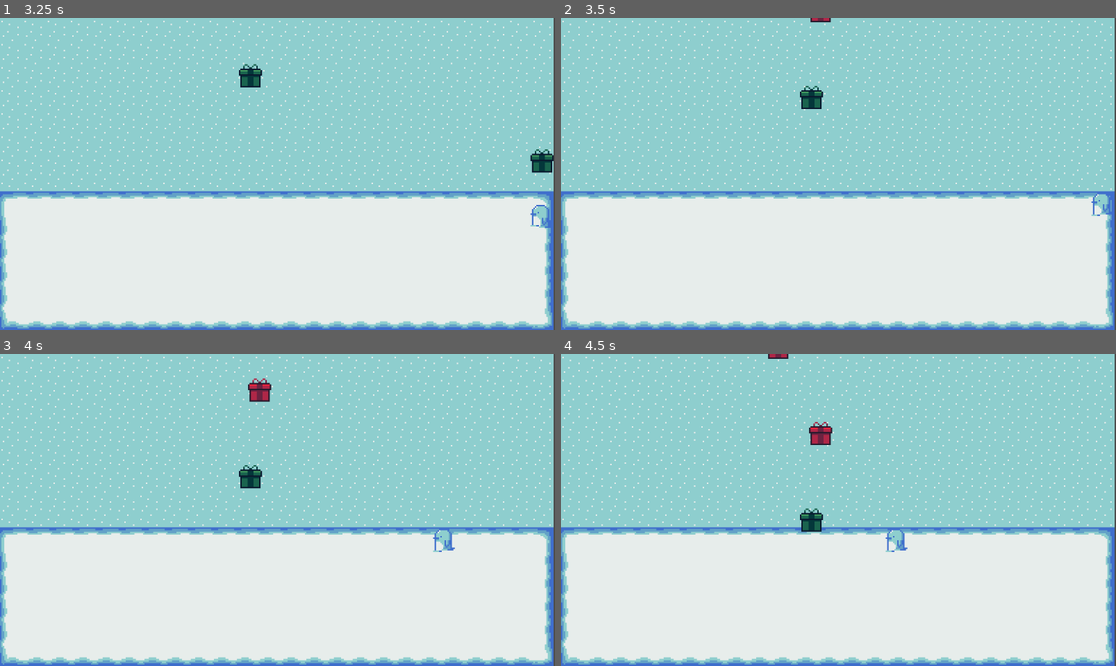
Above: before the commit, frames 1-4 (two rows, left to right).
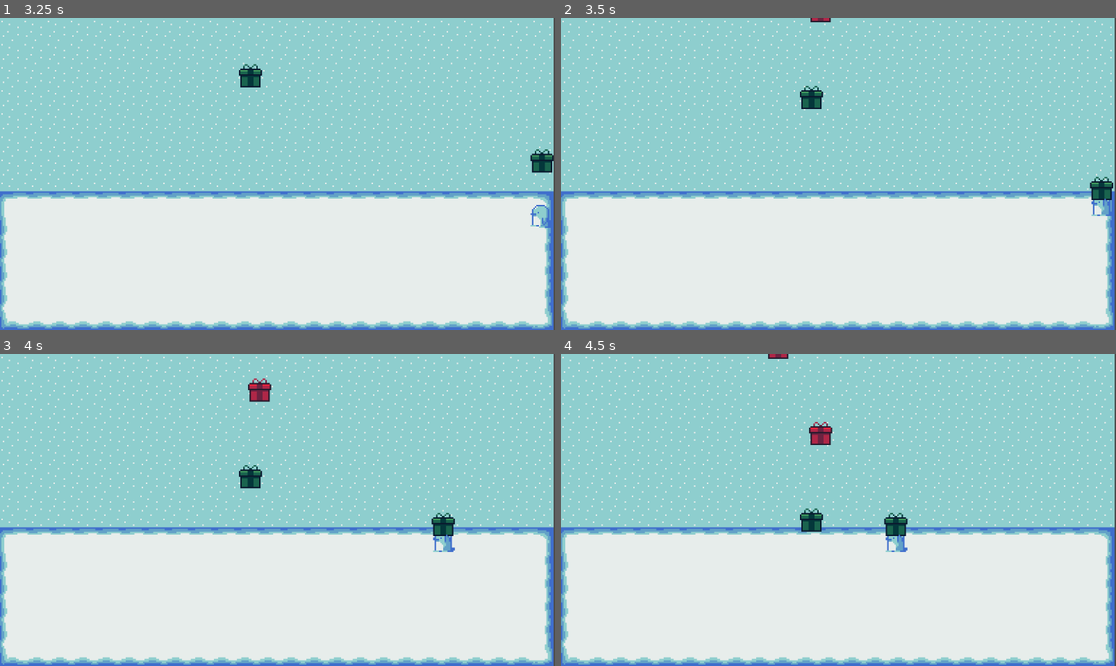
Above: after the commit, the same moments.

Repository: emilykrohn/Waddle
Game: Godot game, scene res://Scenes/main.tscn
Same seed, same stepped clock (60 frames per second), same inputs: the game is played once before the commit and once after it.
Inputs:
- Up to frame 1 (3.25 s): tap Enter at 0.5 s; hold D (right) 0.53-1.28 s; hold S (down) 1.28-2.03 s; hold D (right) 2.03-2.78 s; hold W (up) from 2.78 s (still down)
- Up to frame 2 (3.5 s): keep holding W (up)
- Up to frame 3 (4 s): release W (up) at 3.53 s; hold A (left) from 3.53 s (still down)
- Up to frame 4 (4.5 s): keep holding A (left)

Frame 1 is identical in both runs. In frame 2, 0.3% of the frame differs, in the area x 95-100%, y 50-64%; in frame 3, 0.3%, in the area x 77-82%, y 50-64%; in frame 4, 0.3%.

Commit message:
When collect present plays carry animation
The player holds the correct color present

Diff:
--- a/Scenes/green_present.tscn
+++ b/Scenes/green_present.tscn
@@ -1,6 +1,6 @@
 [gd_scene load_steps=5 format=3 uid="uid://cs58ksdt5vaf5"]
 
-[ext_resource type="Script" path="res://Scripts/present.gd" id="1_nlgol"]
+[ext_resource type="Script" path="res://Scripts/green_present.gd" id="1_fgp8a"]
 [ext_resource type="Texture2D" uid="uid://bp3jfyvg5gf8s" path="res://Art/Present/GreenPresent.png" id="2_svvga"]
 [ext_resource type="Script" path="res://Scripts/PresentMovement.gd" id="3_syeiq"]
 
@@ -8,7 +8,7 @@
 size = Vector2(20, 19)
 
 [node name="GreenPresent" type="Area2D"]
-script = ExtResource("1_nlgol")
+script = ExtResource("1_fgp8a")
 
 [node name="Sprite2D" type="Sprite2D" parent="."]
 texture = ExtResource("2_svvga")
--- a/Scenes/red_present.tscn
+++ b/Scenes/red_present.tscn
@@ -1,14 +1,14 @@
 [gd_scene load_steps=5 format=3 uid="uid://bjlvxxxqbb7c4"]
 
 [ext_resource type="Texture2D" uid="uid://ck7co1xgon268" path="res://Art/Present/RedPresent.png" id="1_4cs5y"]
-[ext_resource type="Script" path="res://Scripts/present.gd" id="1_hj8yt"]
+[ext_resource type="Script" path="res://Scripts/red_present.gd" id="1_t8iwx"]
 [ext_resource type="Script" path="res://Scripts/PresentMovement.gd" id="3_01hxc"]
 
 [sub_resource type="RectangleShape2D" id="RectangleShape2D_rghea"]
 size = Vector2(20, 19)
 
 [node name="RedPresent" type="Area2D"]
-script = ExtResource("1_hj8yt")
+script = ExtResource("1_t8iwx")
 
 [node name="Sprite2D" type="Sprite2D" parent="."]
 texture = ExtResource("1_4cs5y")
--- a/Scenes/yellow_present.tscn
+++ b/Scenes/yellow_present.tscn
@@ -1,6 +1,6 @@
 [gd_scene load_steps=5 format=3 uid="uid://dgbk8yfcbbwc0"]
 
-[ext_resource type="Script" path="res://Scripts/present.gd" id="1_qjyir"]
+[ext_resource type="Script" path="res://Scripts/yellow_present.gd" id="1_aut3k"]
 [ext_resource type="Texture2D" uid="uid://ipcmvijd7288" path="res://Art/Present/YellowPresent.png" id="2_px8xp"]
 [ext_resource type="Script" path="res://Scripts/PresentMovement.gd" id="3_e20x2"]
 
@@ -8,7 +8,7 @@
 size = Vector2(20, 19)
 
 [node name="YellowPresent" type="Area2D"]
-script = ExtResource("1_qjyir")
+script = ExtResource("1_aut3k")
 
 [node name="Sprite2D" type="Sprite2D" parent="."]
 texture = ExtResource("2_px8xp")
--- a/Scripts/AnimationPlayer.gd
+++ b/Scripts/AnimationPlayer.gd
@@ -3,13 +3,16 @@
 @onready var walking = $"../AnimatedSprite2D"
 @onready var carrying = $"../AnimatedSprite2D2"
 var is_carrying := false
-var color
 
 func play():
-	if is_carrying:
-		carrying.play("Carry" + color)
+	if not $%Collect.collected:
+		carrying.visible = false
+		walking.visible = true
+		walking.play("walk")
 	else:
-		walking.play("walk")
+		carrying.visible = true
+		walking.visible = true
+		carrying.play("Carry" + $%Collect.color)
 
 func stop():
 	walking.stop()
--- a/Scripts/Collect.gd
+++ b/Scripts/Collect.gd
@@ -1,22 +1,11 @@
 extends Node
 
-var color
+var color = "none"
 var collected := false
 
 func _on_area_2d_area_entered(area):
 	if not collected:
-		if area.name == "YellowPresent":
-			color = "yellow"
+		if area.name == "YellowPresent" or area.name == "RedPresent" or area.name == "GreenPresent":
+			color = area.COLOR
+			collected = true
 			area.queue_free()
-			print("yellow")
-			collected = true
-		elif area.name == "RedPresent":
-			color = "red"
-			area.queue_free()
-			print("red")
-			collected = true
-		elif area.name == "GreenPresent":
-			color = "green"
-			area.queue_free()
-			print("green")
-			collected = true
--- /dev/null
+++ b/Scripts/green_present.gd
@@ -0,0 +1,10 @@
+extends Area2D
+
+const COLOR = "Green"
+
+func _process(_delta):
+	$%PresentMovement.movement(1)
+
+
+func _on_visible_on_screen_notifier_2d_screen_exited():
+	queue_free()
--- /dev/null
+++ b/Scripts/red_present.gd
@@ -0,0 +1,10 @@
+extends Area2D
+
+const COLOR = "Red"
+
+func _process(_delta):
+	$%PresentMovement.movement(1)
+
+
+func _on_visible_on_screen_notifier_2d_screen_exited():
+	queue_free()
